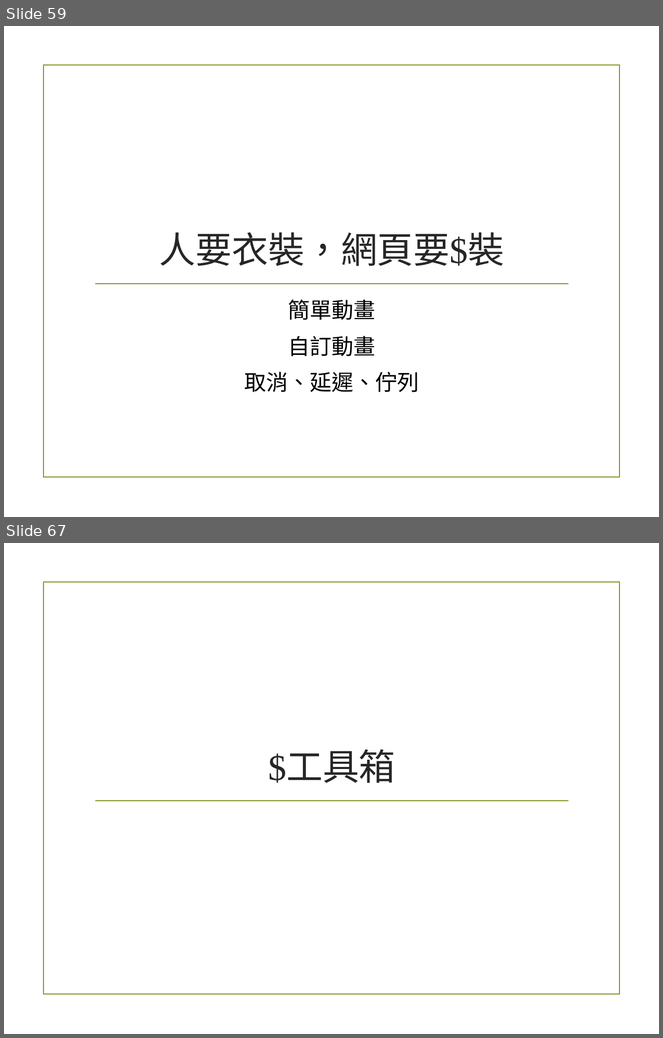
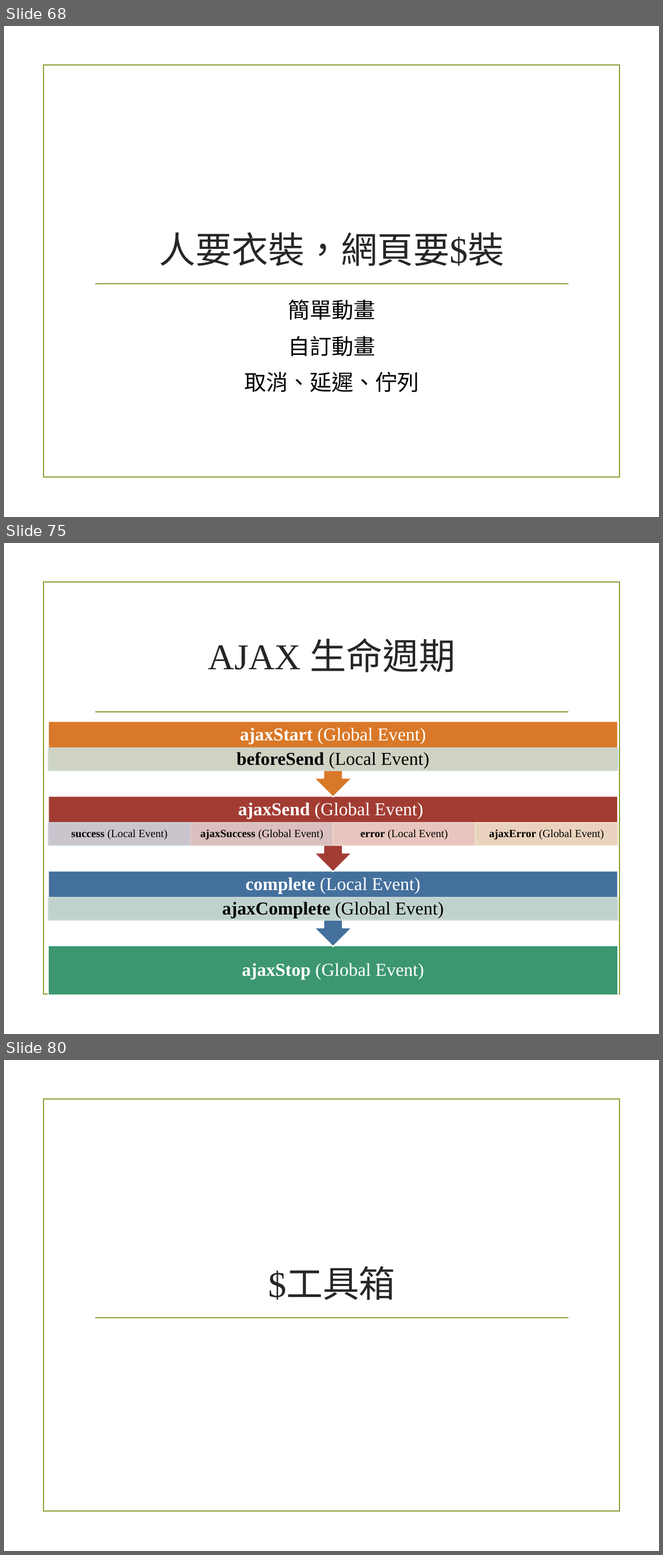
Before and after one commit to alexchen7022/JavaScriptStudyMaterial, a slide deck: 4_Jquery.pptx. Shown one above the other, each under a label of ours: slides 59 and 67 before the commit, slides 68, 75 and 80 after it; the slides between them are not shown. The pictures are 663x1038 and 663x1555 pixels, drawn with LibreOffice and Linux fonts; fonts in the diff are those of the drawing; background and template pictures are left out. Boxes give left, top, right and bottom in pixels: in the first picture for what was removed or moved away, otherwise in the second. Text is boxed around its words. In the diff, an @@ line names an element or a change of style, - is before the commit and + after.

Commit message:
Add Event Ajax chapter

```diff
--- a/4_Jquery.pptx
+++ b/4_Jquery.pptx
@@ slide 75 added at <box>4,543,659,1034</box>, background picture (left out); not listed: 1 template element that a slide beside it also shows @@
@@ title added at <box>208,638,456,672</box>, 40 pt, text #262626 @@
+AJAX 生命週期
@@ line added from (96, 712) to (568, 712), #83992A 1.25 pt @@
@@ group added at <box>49,722,619,995</box>: 10 texts, 7 rectangles, 3 up arrow callouts @@
+ajaxStop (Global Event)
+complete (Local Event)
+ajaxComplete (Global Event)
+ajaxSend (Global Event)
+success (Local Event)
+ajaxSuccess (Global Event)
+error (Local Event)
+ajaxError (Global Event)
+ajaxStart (Global Event)
+beforeSend (Local Event)
@@ what was slide 59 is now slide 68 @@
@@ what was slide 67 is now slide 80 @@
```
Also in this commit, not shown: 1 slide changed, 21 other slides added, 9 slides removed.
